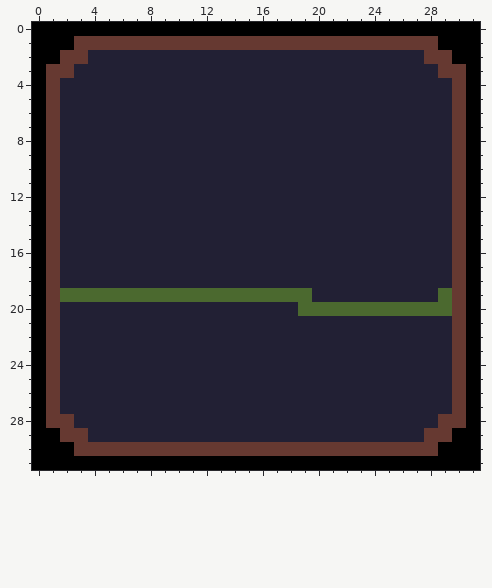
One commit to this pixel-art file: src/sprite sheets/skillTree/SkillTreeIcons/earth skills/earthboundgate icon.aseprite. Above is the file before it was changed.
32x32 pixels, 1 frame.
The result:
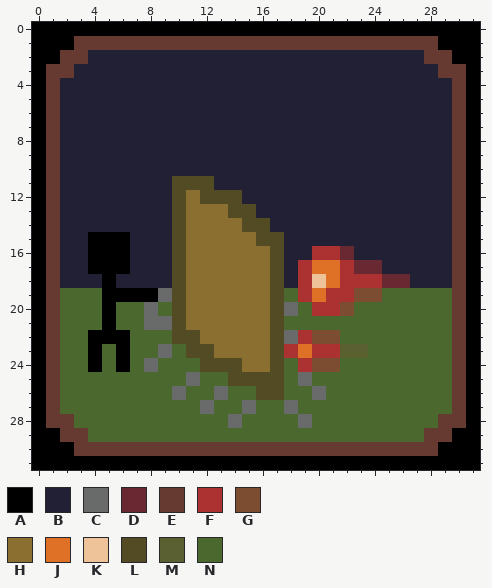
Palette (. is transparent): A #000000  B #222034  C #696a6a  D #682933  E #663931  F #ac3232  G #7c4d31  H #8a6f30  J #df7126  K #eec39a  L #524b24  M #5b6030  N #4b692f
Edits made:
layer "Effects" added
layer "Effects 2" opacity 51% added
layer "Effects 3" opacity 17% added
Colour B gives way to colour A in rows 15 to 17 at x 4 to 6; in row 18 at x 5; in rows 20 to 21 at x 5; in row 22 at x 4 to 6; in rows 23 to 24 at x 4 and 6.
Colour N gives way to colour A in row 19 at x 5 to 8.
Colour B gives way to colour C in row 20 at x 8 and 18; in row 21 at x 8 to 9; in row 22 at x 18; in row 23 at x 9; in row 24 at x 8; in row 25 at x 11 and 19.
Colour B gives way to colour C in row 26 at x 10, 13 and 20; in row 27 at x 12, 15 and 18; in row 28 at x 14 and 19.
Colour N gives way to colour C in row 19 at x 9.
Colour B gives way to colour D in row 16 at x 22; in row 17 at x 23 to 24; in row 18 at x 25 to 26.
Colour B gives way to colour F in row 16 at x 20 to 21; in row 17 at x 19 and 22; in row 18 at x 19 and 22 to 24; in row 19 at x 21 to 22; in row 22 at x 19; in row 23 at x 18 and 20 to 21.
Colour B gives way to colour F in row 24 at x 19.
Colour N gives way to colour F in row 19 at x 19; in row 20 at x 20 to 21.
Colour B gives way to colour G in row 19 at x 23 to 24; in row 22 at x 20 to 21; in row 24 at x 20 to 21.
Colour N gives way to colour G in row 20 at x 22.
Colour B gives way to colour H in row 12 at x 11; in row 13 at x 11 to 13; in row 14 at x 11 to 14; in row 15 at x 11 to 15; in rows 16 to 18 at x 11 to 16; in rows 20 to 21 at x 11 to 16.
Colour B gives way to colour H in row 22 at x 12 to 16; in row 23 at x 13 to 16; in row 24 at x 15 to 16.
Colour N gives way to colour H in row 19 at x 11 to 16.
Colour B gives way to colour J in row 17 at x 20 to 21; in row 18 at x 21; in row 19 at x 20; in row 23 at x 19.
Colour B gives way to colour K in row 18 at x 20.
Colour B gives way to colour L in row 11 at x 10 to 12; in row 12 at x 10 and 12 to 14; in row 13 at x 10 and 14 to 15; in row 14 at x 10 and 15 to 16; in row 15 at x 10 and 16 to 17; in rows 16 to 18 at x 10 and 17.
Colour B gives way to colour L in rows 20 to 21 at x 10 and 17; in row 22 at x 10 to 11 and 17; in row 23 at x 11 to 12 and 17; in row 24 at x 12 to 14 and 17; in row 25 at x 14 to 17; in row 26 at x 16 to 17.
Colour N gives way to colour L in row 19 at x 10 and 17.
Colour B gives way to colour M in row 23 at x 22 to 23.
Colour B gives way to colour N in row 19 at x 25 to 28; in row 20 at x 2 to 4, 6 to 7 and 9; in row 21 at x 2 to 4, 6 to 7 and 18 to 29; in row 22 at x 2 to 3, 7 to 9 and 22 to 29; in row 23 at x 2 to 3, 5, 7 to 8, 10 and 24 to 29; in row 24 at x 2 to 3, 5, 7, 9 to 11, 18 and 22 to 29.
Colour B gives way to colour N in row 25 at x 2 to 10, 12 to 13, 18 and 20 to 29; in row 26 at x 2 to 9, 11 to 12, 14 to 15, 18 to 19 and 21 to 29; in row 27 at x 2 to 11, 13 to 14, 16 to 17 and 19 to 29; in row 28 at x 3 to 13, 15 to 18 and 20 to 28; in row 29 at x 4 to 27.
Where, in picture pixels (left, top, right, bottom), the same in both pictures:
changed: (60, 176, 452, 442)
